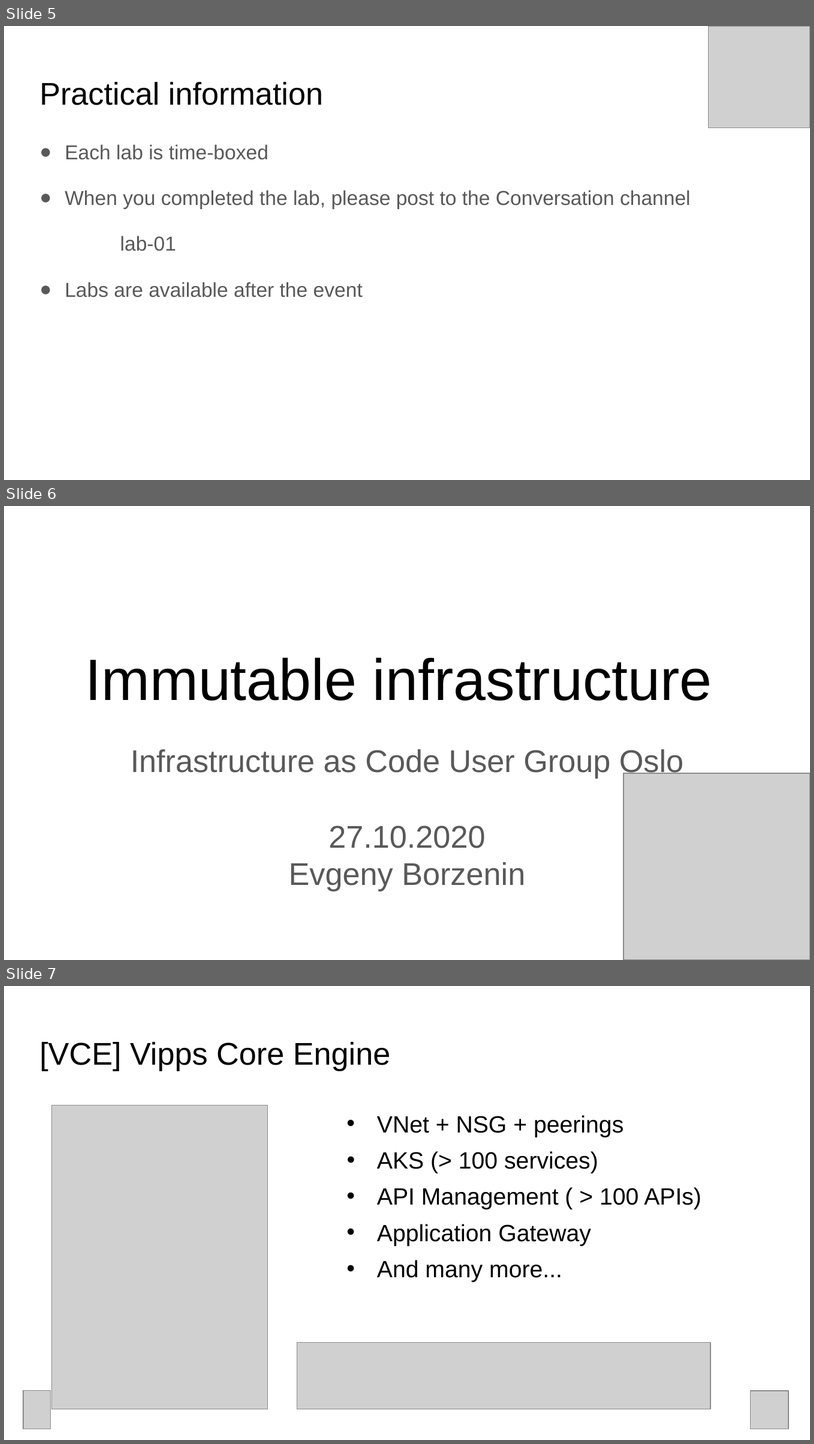
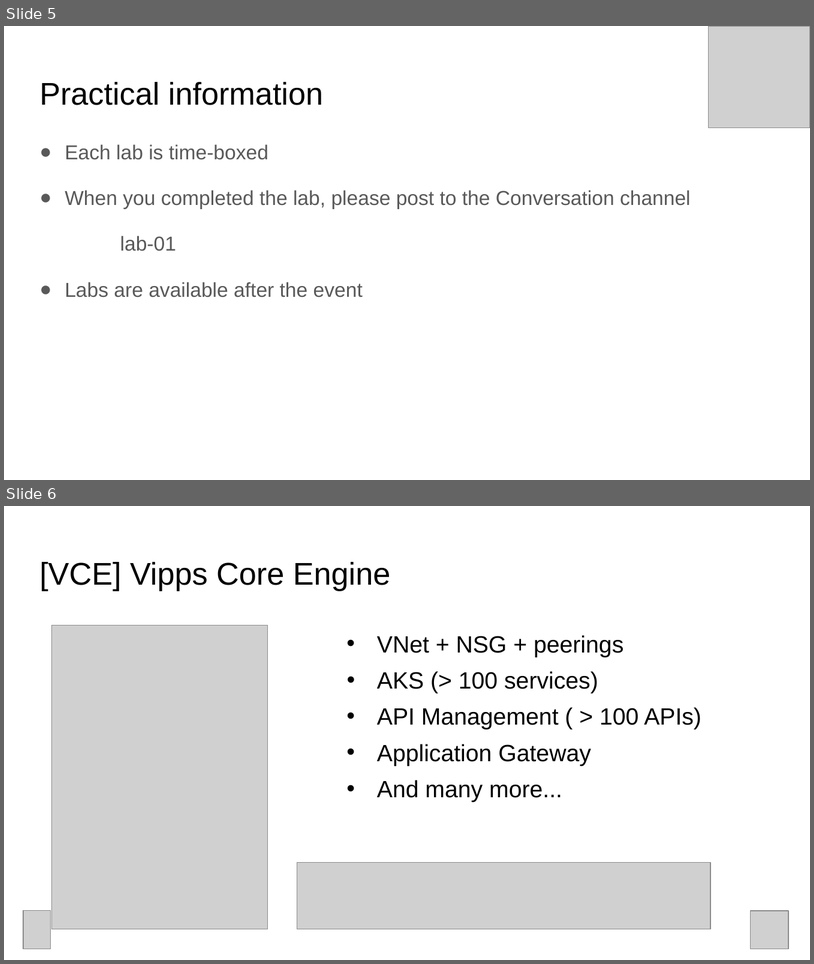
Before and after one commit to evgenyb/iac-meetup, a slide deck: workshops/04-implement-immutable-infrastructure-on-azure-with-pulumi-part-II/00 - Agenda.pptx. Shown one above the other, each under a label of ours: slides 5, 6 and 7 before the commit, slides 5 and 6 after it. The pictures are 814x1444 and 814x964 pixels, drawn with LibreOffice and Linux fonts; fonts in the diff are those of the drawing; grey boxes stand for pictures. Boxes give left, top, right and bottom in pixels: in the first picture for what was removed or moved away, otherwise in the second. Text is boxed around its words. In the diff, an @@ line names an element or a change of style, - is before the commit and + after.

```diff
--- a/workshops/04-implement-immutable-infrastructure-on-azure-with-pulumi-part-II/00 - Agenda.pptx
+++ b/workshops/04-implement-immutable-infrastructure-on-azure-with-pulumi-part-II/00 - Agenda.pptx
@@ slide 6 removed at (4, 506, 810, 960), background #FFFFFF @@
@@ title removed at (86, 657, 713, 700) @@
-Immutable infrastructure
@@ subtitle removed at (131, 749, 684, 891) @@
-Infrastructure as Code User Group Oslo
-27.10.2020
-Evgeny Borzenin
@@ picture removed at (624, 773, 810, 959) @@
@@ what was slide 7 is now slide 6 @@
```
Also in this commit, not shown: 1 slide changed, 5 other files.
